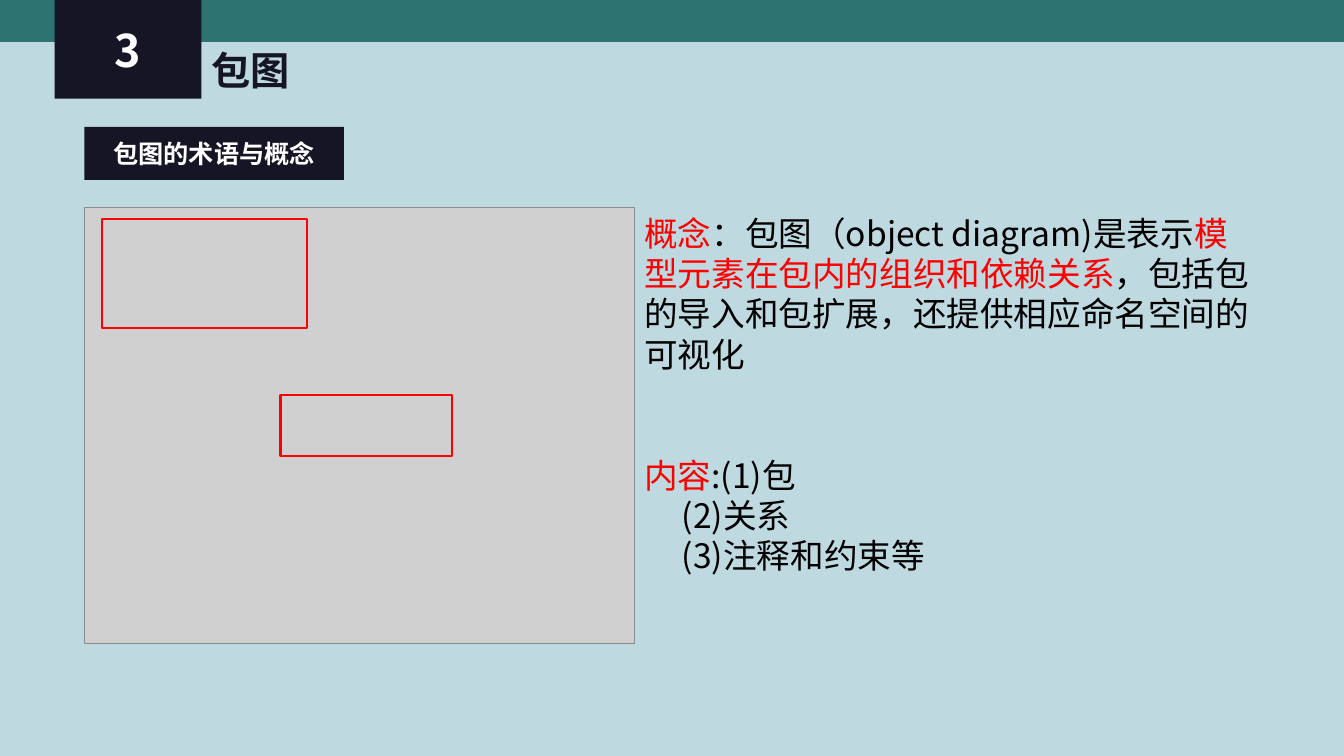
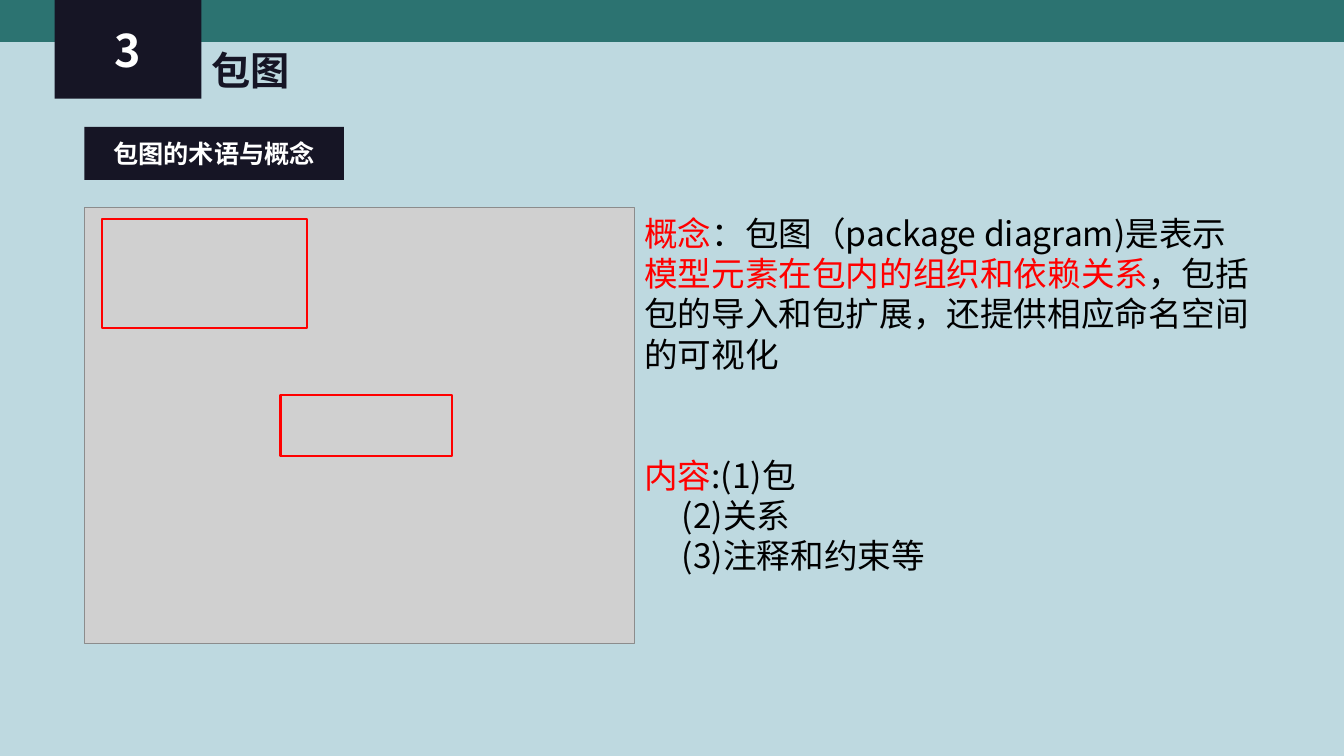
Before and after one commit to PRD-2018-G04/PRD-2018-G04, a slide deck: slide 23 of G04项目组/受控文档/翻转课堂PPT/PRD2018-G04-UML 基础Ⅲ.ppt. Drawn at 1344x756 pixels with LibreOffice and Linux fonts; fonts in the diff are those of the drawing; grey boxes stand for pictures. Boxes give left, top, right and bottom in pixels: in the first picture for what was removed or moved away, otherwise in the second. Text is boxed around its words. In the diff, an @@ line names an element or a change of style, - is before the commit and + after.

```diff
--- a/G04项目组/受控文档/翻转课堂PPT/PRD2018-G04-UML 基础Ⅲ.ppt
+++ b/G04项目组/受控文档/翻转课堂PPT/PRD2018-G04-UML 基础Ⅲ.ppt
@@ text at [644,217,1249,370]: text changed @@
-概念：包图（object diagram)是表示模型元素在包内的组织和依赖关系，包括包的导入和包扩展，还提供相应命名空间的可视化
+概念：包图（package diagram)是表示模型元素在包内的组织和依赖关系，包括包的导入和包扩展，还提供相应命名空间的可视化
```
Also in this commit, not shown: 3 other slides changed.
